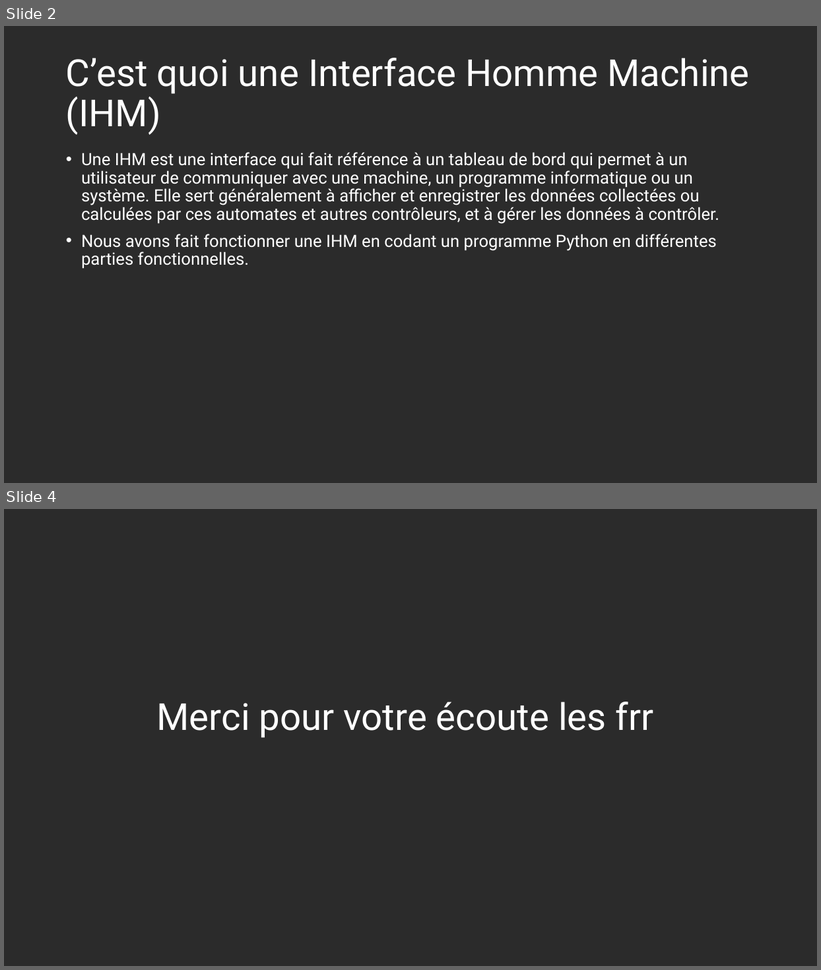
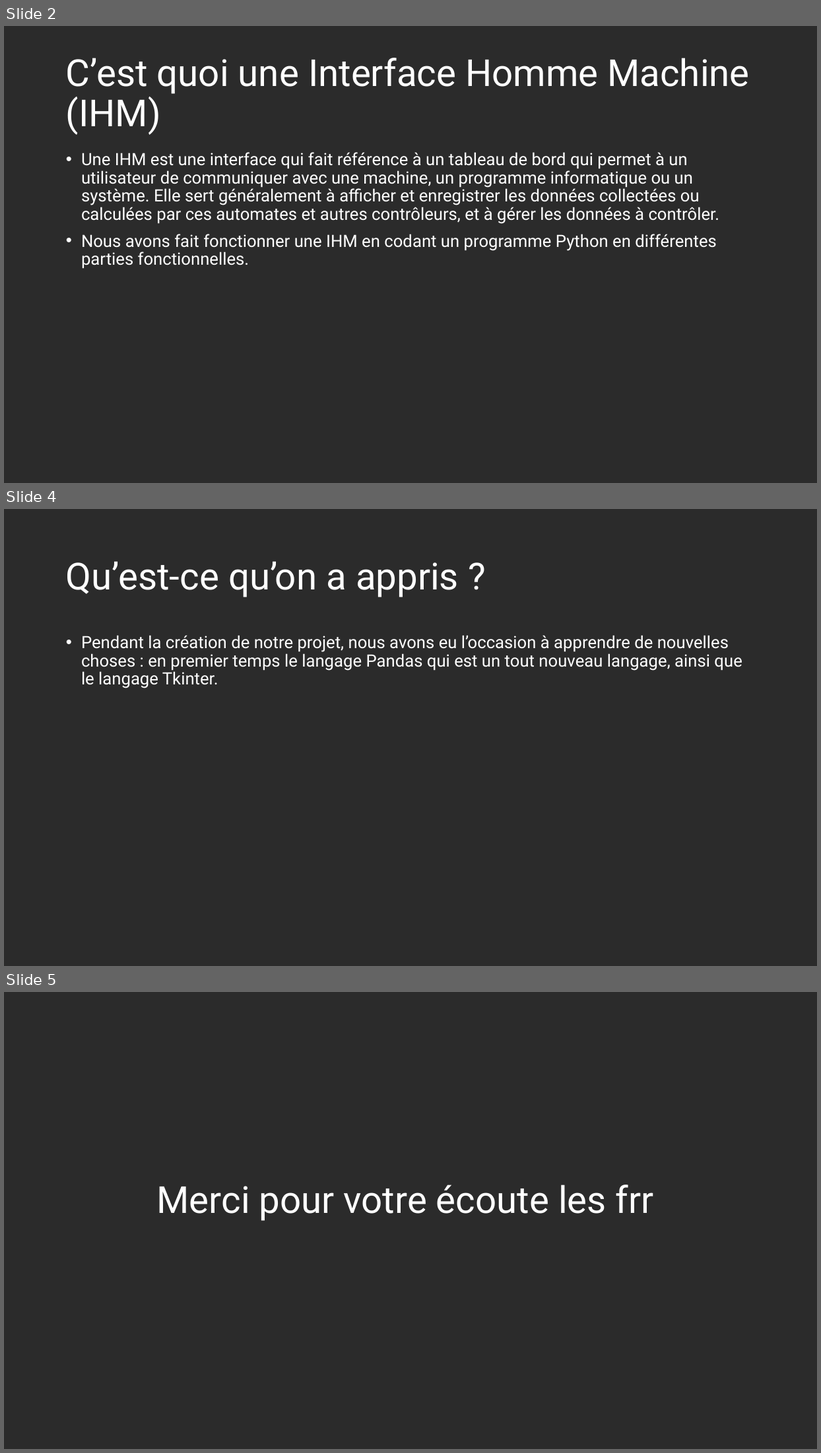
Before and after one commit to louislefebvre12/2025_2026_nsi_1e02_projet2_gp7, a slide deck: Présentation_du_projet_Python.pptx. Shown one above the other, each under a label of ours: slides 2 and 4 before the commit, slides 2, 4 and 5 after it; the slides between them are not shown. The pictures are 821x970 and 821x1453 pixels, drawn with LibreOffice and Linux fonts; fonts in the diff are those of the drawing; background and template pictures are left out; a plain dark background stands for a picture behind light text. Boxes give left, top, right and bottom in pixels: in the first picture for what was removed or moved away, otherwise in the second. Text is boxed around its words. In the diff, an @@ line names an element or a change of style, - is before the commit and + after.

```diff
--- a/Présentation_du_projet_Python.pptx
+++ b/Présentation_du_projet_Python.pptx
@@ slide 4 added at bbox=[4, 509, 817, 966], background picture (left out) @@
@@ title added at bbox=[66, 561, 459, 597], 44 pt, text #FFFFFF @@
+Qu’est-ce qu’on a appris ?
@@ text added at bbox=[81, 635, 742, 689], 20 pt, text #FFFFFF @@
+• Pendant la création de notre projet, nous avons eu l’occasion à apprendre de nouvelles choses : en premier temps le langage Pandas qui est un tout nouveau langage, ainsi que le langage Tkinter.
@@ what was slide 4 is now slide 5 @@
```
Also in this commit, not shown: 1 slide changed.
